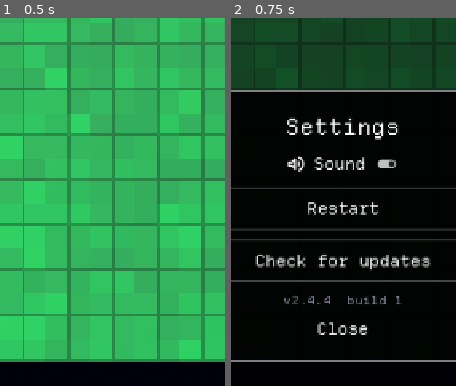
Above: before the commit, frames 1-2 (left to right).
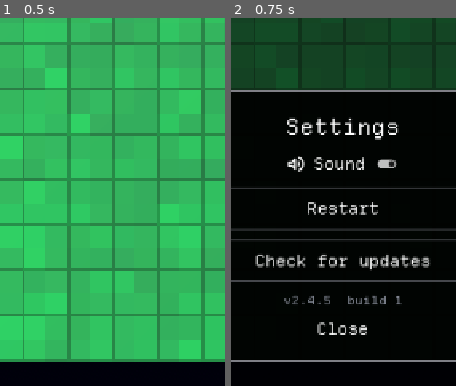
Above: after the commit, the same moments.

Repository: Matko802/blockshark
Game: Godot game, scene res://scenes/main.tscn
Two runs of this game, one before a commit and one after it. Both use one fixed random seed, a clock stepped at 60 frames per second and the inputs below.
Inputs:
- Up to frame 1 (0.5 s): no input
- Up to frame 2 (0.75 s): click "" at 0.5 s
The pictures show only the part of the screen within x 25-75%, y 23-72%; the shares and areas given below are measured in that part.

Frame 1 is identical in both runs. In frame 2, 0.5% of the frame differs, in the area x 11-89%, y 37-87%.

Commit message:
Pull other PC work, subset DepartureMono so it imports, version 2.4.5

Diff:
--- a/scripts/main.gd
+++ b/scripts/main.gd
@@ -10,7 +10,7 @@
 var tray_x: Dictionary = {}
 var tray_tweens: Dictionary = {}
 var time := 0.0
-var app_version := "2.4.4"
+var app_version := "2.4.5"
 var app_code := 0
 
 @onready var board: BoardView = $Board
--- a/scripts/updater.gd
+++ b/scripts/updater.gd
@@ -5,7 +5,7 @@
 
 var main
 var hud
-var current := "2.4.4"
+var current := "2.4.5"
 var http: HTTPRequest
 var dl: HTTPRequest
 var pending_silent := false
--- a/version.cfg
+++ b/version.cfg
@@ -1,3 +1,3 @@
 [app]
-version_name="2.4.4"
+version_name="2.4.5"
 version_code=1
Binary file changed: assets/fonts/DepartureMonoNerdFont-Regular.otf
Not shown, changed: export_presets.cfg
Not shown, changed: .github/workflows/build.yml
